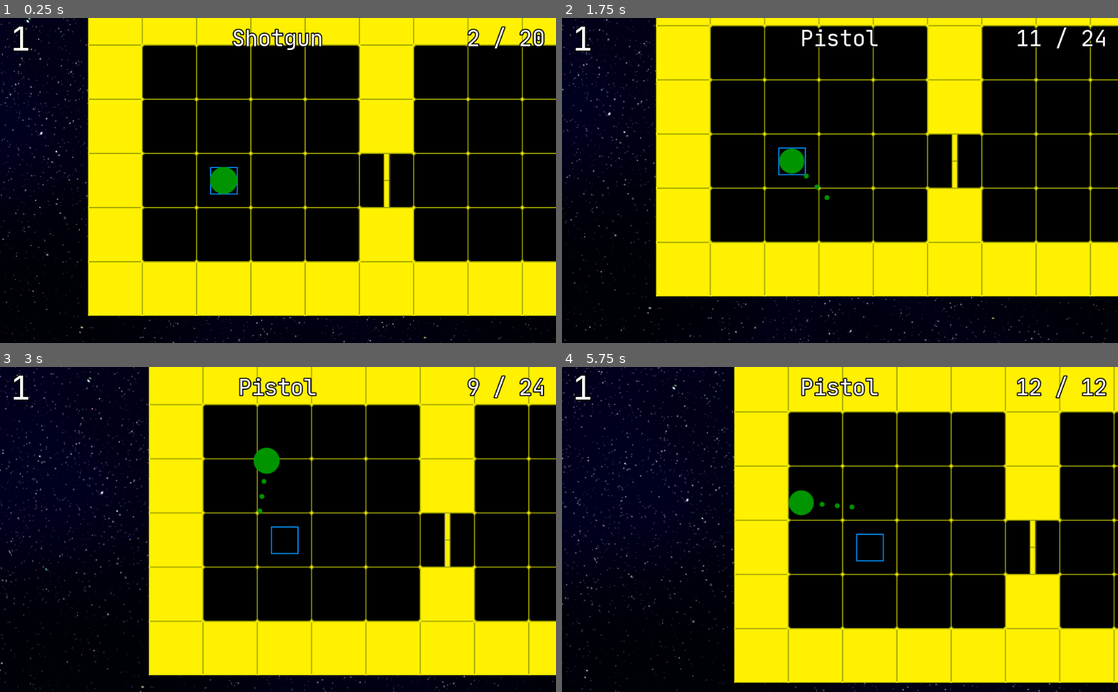
Above: before the commit, frames 1-4 (two rows, left to right).
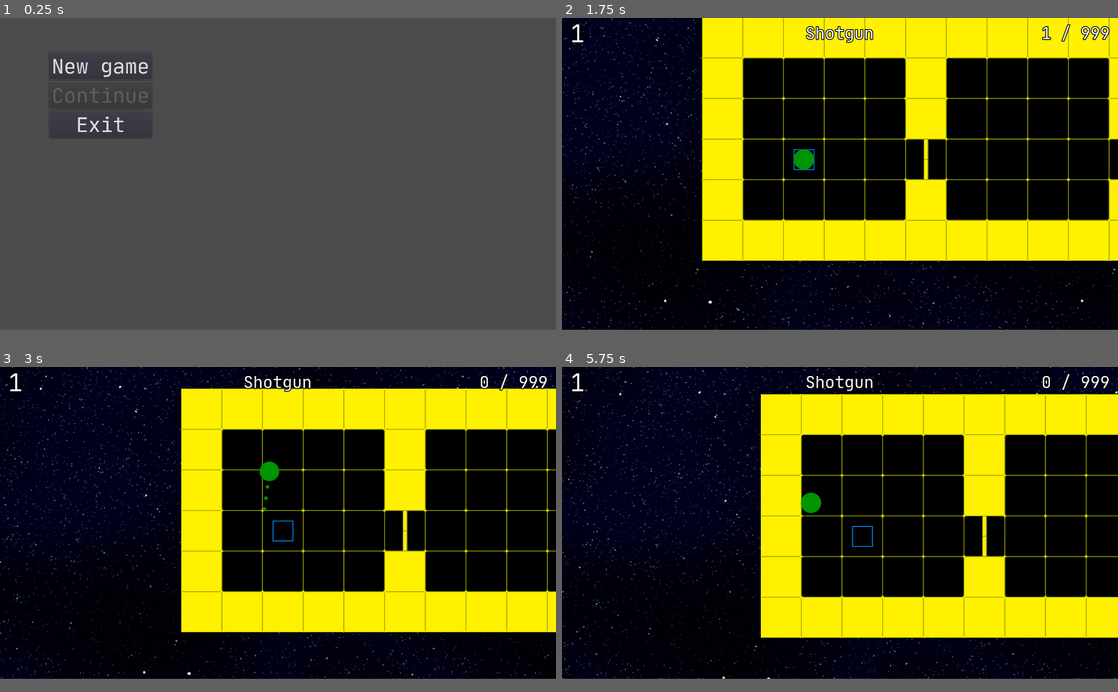
Above: after the commit, the same moments.

Repository: PalPav/Ziea
Game: Godot game, scene res://app/gui/MainMenu.tscn
Two runs of this game, one before a commit and one after it. Both use one fixed random seed, a clock stepped at 60 frames per second and the inputs below. Before the commit the project starts from res://app/GameplayController.tscn.
Inputs (mouse positions are in pixels of both pictures, inside the frame that each line leads up to):
- Up to frame 1 (0.25 s): no input
- Up to frame 2 (1.75 s): click (662, 66) at 0.5 s, where only the run after the commit has a clickable "New game"; tap Enter at 1.25 s; hold D (player_rotate_right) from 1.28 s (still down); hold Space (player_shoot) from 1.28 s (still down); tap F (player_next_weapon) at 1.35 s
- Up to frame 3 (3 s): release D (player_rotate_right) at 2.03 s; release Space (player_shoot) at 2.03 s; hold S (player_backward) 2.03-2.78 s; tap Space (player_shoot) at 2.1 s; tap F (player_next_weapon) at 2.3, 2.85 s; hold D (player_rotate_right) from 2.78 s (still down); hold Space (player_shoot) from 2.78 s (still down)
- Up to frame 4 (5.75 s): release D (player_rotate_right) at 3.53 s; release Space (player_shoot) at 3.53 s; hold W (player_forward) 3.53-4.28 s; tap Space (player_shoot) at 3.6, 5.1 s; tap F (player_next_weapon) at 3.8, 4.35, 5.3 s; hold Space (player_shoot) 4.28-5.03 s; hold A (player_rotate_left) from 4.28 s (still down); tap R (player_reload) at 4.9 s
In our replay, the window is 800x468 before the commit and 800x449 after it. These sizes can differ from the game's own. Grey fills any space a smaller window leaves; there, only what the larger window draws over its background counts as a difference.

The runs differ from the first frame. In frame 1, 96% of the frame differs, in the area x 0-100%, y 0-100%; in frame 2, 40%; in frame 3, 42%; in frame 4, 40%.

Commit message:
main menu + main controller

Diff:
--- a/Shotgun.gd
+++ b/Shotgun.gd
@@ -4,10 +4,11 @@
 	clip_size = 2
 	bandolier_size = 20
 	clip_ammo_amount = 2
-	bandolier_ammo_amount = 20
+	bandolier_ammo_amount = 999
 	damage = 6
 	is_ammo_ready = true
 	is_avaliable = true
+	has_empty_clip_sound = false
 
 onready var los = $LoS
 
@@ -30,7 +31,6 @@
 		return false
 
 	if (bandolier_ammo_amount <= 0):
-		bandolier_ammo_amount = 24
 		return false
 
 
--- a/app/enemy/Enemy.tscn
+++ b/app/enemy/Enemy.tscn
@@ -67,7 +67,7 @@
 visible = false
 frames = SubResource( 2 )
 animation = "Idle"
-frame = 3
+frame = 1
 playing = true
 
 [node name="PlayerDetectionTimer" type="Timer" parent="."]
--- a/app/gui/GameplayUI.gd
+++ b/app/gui/GameplayUI.gd
@@ -34,6 +34,5 @@
 	$HBoxContainer/EnemiesCounter/Label.text = str(enemies_count)
 
 func setWeaponState(weapon:Dictionary):
-
 	$HBoxContainer/WeaponName/Label.text = str(weapon.name)
 	$HBoxContainer/AmmoCount/Label.text = str(weapon.in_clip, " / ", weapon.in_bandolier)
--- /dev/null
+++ b/app/gui/MainMenu.gd
@@ -0,0 +1,13 @@
+extends MarginContainer
+
+
+func _on_New_game_pressed():
+	MainController.runNewGame()
+
+
+func _on_Exit_pressed():
+	get_tree().quit()
+
+
+func _on_Continue_pressed():
+	pass # Replace with function body.
--- /dev/null
+++ b/app/gui/MainMenu.tscn
@@ -0,0 +1,80 @@
+[gd_scene load_steps=4 format=2]
+
+[ext_resource path="res://assets/fonts/JetBrainsMono.ttf" type="DynamicFontData" id=1]
+[ext_resource path="res://app/gui/MainMenu.gd" type="Script" id=2]
+
+[sub_resource type="DynamicFont" id=1]
+size = 50
+outline_color = Color( 0, 0, 0, 1 )
+font_data = ExtResource( 1 )
+
+[node name="MainMenu" type="MarginContainer"]
+anchor_right = 1.0
+anchor_bottom = 1.0
+margin_left = 1.41431
+margin_right = 1.41431
+custom_constants/margin_right = 120
+custom_constants/margin_top = 80
+custom_constants/margin_left = 120
+custom_constants/margin_bottom = 80
+script = ExtResource( 2 )
+__meta__ = {
+"_edit_group_": true,
+"_edit_use_anchors_": false
+}
+
+[node name="HBoxContainer" type="HBoxContainer" parent="."]
+margin_left = 120.0
+margin_top = 80.0
+margin_right = 1246.0
+margin_bottom = 688.0
+
+[node name="VBoxContainer" type="VBoxContainer" parent="HBoxContainer"]
+margin_right = 252.0
+margin_bottom = 608.0
+
+[node name="Logo" type="TextureRect" parent="HBoxContainer/VBoxContainer"]
+margin_right = 252.0
+
+[node name="Options" type="VBoxContainer" parent="HBoxContainer/VBoxContainer"]
+margin_top = 4.0
+margin_right = 252.0
+margin_bottom = 216.0
+
+[node name="New game" type="Button" parent="HBoxContainer/VBoxContainer/Options"]
+margin_right = 252.0
+margin_bottom = 68.0
+custom_fonts/font = SubResource( 1 )
+text = "New game"
+
+[node name="Continue" type="Button" parent="HBoxContainer/VBoxContainer/Options"]
+margin_top = 72.0
+margin_right = 252.0
+margin_bottom = 140.0
+custom_fonts/font = SubResource( 1 )
+disabled = true
+text = "Continue"
+
+[node name="Exit" type="Button" parent="HBoxContainer/VBoxContainer/Options"]
+margin_top = 144.0
+margin_right = 252.0
+margin_bottom = 212.0
+custom_fonts/font = SubResource( 1 )
+text = "Exit"
+
+[node name="Version" type="Label" parent="HBoxContainer/VBoxContainer"]
+margin_top = 220.0
+margin_right = 252.0
+margin_bottom = 234.0
+
+[node name="CenterContainer" type="CenterContainer" parent="HBoxContainer"]
+margin_left = 256.0
+margin_right = 256.0
+margin_bottom = 608.0
+
+[node name="TextureRect" type="TextureRect" parent="HBoxContainer/CenterContainer"]
+margin_top = 304.0
+margin_bottom = 304.0
+[connection signal="pressed" from="HBoxContainer/VBoxContainer/Options/New game" to="." method="_on_New_game_pressed"]
+[connection signal="pressed" from="HBoxContainer/VBoxContainer/Options/Continue" to="." method="_on_Continue_pressed"]
+[connection signal="pressed" from="HBoxContainer/VBoxContainer/Options/Exit" to="." method="_on_Exit_pressed"]
--- a/app/levels/AbstractLevel.tscn
+++ b/app/levels/AbstractLevel.tscn
@@ -14,15 +14,15 @@
 
 [sub_resource type="SpriteFrames" id=2]
 animations = [ {
+"frames": [ ExtResource( 7 ), ExtResource( 8 ), ExtResource( 3 ) ],
+"loop": true,
+"name": "welcome",
+"speed": 2.0
+}, {
 "frames": [ ExtResource( 5 ), ExtResource( 6 ) ],
 "loop": true,
 "name": "no_way",
 "speed": 1.0
-}, {
-"frames": [ ExtResource( 7 ), ExtResource( 8 ), ExtResource( 3 ) ],
-"loop": true,
-"name": "welcome",
-"speed": 2.0
 } ]
 
 [node name="AbstractLevel" type="Node"]
--- a/app/levels/Level_001.tscn
+++ b/app/levels/Level_001.tscn
@@ -198,6 +198,3 @@
 
 [node name="Enemy20" parent="Enemies" index="61" instance=ExtResource( 3 )]
 position = Vector2( 647.198, 1951.27 )
-
-[node name="Animation" parent="Exit" index="1"]
-frame = 0
--- a/app/player/Player.gd
+++ b/app/player/Player.gd
@@ -1,19 +1,20 @@
 extends KinematicBody2D
 
-var speed = 200
-var strafe_speed = 150
-var rotation_speed = 1.8
-var damage = 10
-var max_health = 10
-var current_health = max_health
+var speed			 = 200
+var strafe_speed	 = 150
+var rotation_speed	 = 1.8
+var damage			 = 10
+var max_health		 = 10
+var current_health	 = max_health
 var is_changing_weapon = false
-var is_alive = true
+var is_alive		 = true
 
 var velocity = Vector2.ZERO
 var rotation_dir = 0
 
-onready var weapons = $Weapons
+onready var weapons 			= $Weapons
 onready var weapon_change_timer = $WeaponChangeTimer
+onready var sfx_weapon_swap 	= $SFX_WeaponSwap
 
 
 func _ready():
@@ -90,14 +91,17 @@
 
 	var current_weapon = getCurrnetWeapon()
 	current_weapon.is_avaliable = false
+	current_weapon.hide()
 	weapons.move_child(getCurrnetWeapon(), weapons_pool_count - 1)
 	weapon_change_timer.start()
+	sfx_weapon_swap.play()
 
 
 func onWeaponChangeTimeout():
 	var current_weapon = getCurrnetWeapon()
 	current_weapon.is_avaliable = true
 	is_changing_weapon = false
+	current_weapon.show()
 	EventBus.emit_signal("weapon_changed",current_weapon.getWeaponState())
 
 func take_hit(incoming_damage):
--- a/app/player/Player.tscn
+++ b/app/player/Player.tscn
@@ -61,10 +61,14 @@
 
 [node name="Weapons" type="Node2D" parent="."]
 
-[node name="Shotgun" parent="Weapons" instance=ExtResource( 8 )]
-
 [node name="Pistol" parent="Weapons" instance=ExtResource( 7 )]
 
+[node name="Shotgun" parent="Weapons" instance=ExtResource( 8 )]
+visible = false
+
 [node name="WeaponChangeTimer" type="Timer" parent="."]
+wait_time = 1.1
 one_shot = true
+
+[node name="SFX_WeaponSwap" type="AudioStreamPlayer" parent="."]
 [connection signal="timeout" from="WeaponChangeTimer" to="." method="onWeaponChangeTimeout"]
--- /dev/null
+++ b/app/scripts/MainController.gd
@@ -0,0 +1,6 @@
+extends Node
+
+
+func runNewGame():
+	# warning-ignore:return_value_discarded
+	get_tree().change_scene("res://app/GameplayController.tscn")
--- a/app/weapons/AbstractWeapon.gd
+++ b/app/weapons/AbstractWeapon.gd
@@ -10,6 +10,8 @@
 var is_ammo_ready = true
 var is_rof_lock = true
 var is_avaliable = false
+var has_empty_clip_sound = true
+var is_empty_clip_sound_available = true
 
 onready var sfx_reload = $SFX_Reload
 onready var sfx_shot = $SFX_Shot
@@ -19,6 +21,7 @@
 
 func onReloadFinish():
 	is_ammo_ready = true
+	is_empty_clip_sound_available = true
 	EventBus.emit_signal("weapon_reloaded", getWeaponState())
 
 func onRofUnlock():
@@ -27,8 +30,14 @@
 func canShoot()->bool:
 	return is_avaliable && is_ammo_ready && !is_rof_lock && clip_ammo_amount > 0
 
+func canPlayEmptyClipReloadSound()->bool:
+	return has_empty_clip_sound && clip_ammo_amount <= 0 && is_empty_clip_sound_available && !is_rof_lock
+
 func shoot():
 	if !canShoot():
+		if (canPlayEmptyClipReloadSound()):
+			is_empty_clip_sound_available = false
+			sfx_empty_clip.play()
 		return
 
 	if shootLogic():
@@ -40,8 +49,7 @@
 
 
 func reload():
-
-	if is_ammo_ready && reloadLogic():
+	if is_avaliable && is_ammo_ready && reloadLogic():
 		is_ammo_ready = false
 		sfx_reload.play()
 		timer_reload.start()
--- a/app/weapons/AbstractWeapon.tscn
+++ b/app/weapons/AbstractWeapon.tscn
@@ -1,8 +1,11 @@
-[gd_scene load_steps=2 format=2]
+[gd_scene load_steps=3 format=2]
 
 [ext_resource path="res://app/weapons/AbstractWeapon.gd" type="Script" id=1]
+[ext_resource path="res://assets/sounds/weapons/empty_clip.wav" type="AudioStream" id=2]
 
-[node name="AbstractWeapon" type="Node2D"]
+[node name="AbstractWeapon" type="Node2D" groups=[
+"weapons",
+]]
 script = ExtResource( 1 )
 
 [node name="SFX_Shot" type="AudioStreamPlayer" parent="."]
@@ -10,6 +13,8 @@
 [node name="SFX_Reload" type="AudioStreamPlayer" parent="."]
 
 [node name="SFX_EmptyClip" type="AudioStreamPlayer" parent="."]
+stream = ExtResource( 2 )
+volume_db = -5.0
 
 [node name="Timer_Reload" type="Timer" parent="."]
 one_shot = true
--- a/app/weapons/Pistol.gd
+++ b/app/weapons/Pistol.gd
@@ -4,7 +4,7 @@
 	clip_size = 12
 	bandolier_size = 60
 	clip_ammo_amount = 12
-	bandolier_ammo_amount = 24
+	bandolier_ammo_amount = 999
 	damage = 10
 	is_ammo_ready = true
 	is_avaliable = true
@@ -25,7 +25,6 @@
 
 func reloadLogic():
 	if (bandolier_ammo_amount <= 0):
-		bandolier_ammo_amount = 24
 		return false
 	elif (bandolier_ammo_amount >= clip_size):
 		clip_ammo_amount = clip_size
--- a/project.godot
+++ b/project.godot
@@ -27,7 +27,7 @@
 [application]
 
 config/name="Ziea"
-run/main_scene="res://app/GameplayController.tscn"
+run/main_scene="res://app/gui/MainMenu.tscn"
 boot_splash/image="res://assets/images/splash.png"
 boot_splash/bg_color=Color( 0, 0, 0, 1 )
 config/icon="res://icon.png"
@@ -35,6 +35,12 @@
 [autoload]
 
 EventBus="*res://app/scripts/event_bus.gd"
+MainController="*res://app/scripts/MainController.gd"
+
+[display]
+
+window/size/width=1366
+window/size/height=768
 
 [input]
 
Not shown, changed: export_presets.cfg
Not shown, added: assets/sounds/weapons/empty_clip.wav
